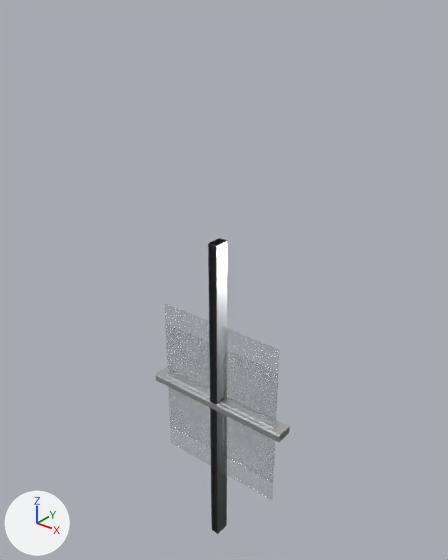
The glTF model public/models/authoring/door-glass-storefront.glb, before and after one commit.
Camera for both pictures: a 50 mm camera at (2.04, -2.5, 2.42) aimed at (-0.05, 0.12, 0.8). Arrows for +X, +Y and +Z are at lower left; the lights stay in place. The older version comes first. Where no turn or scale is listed for an object, it has been applied to the vertices. Vertices at exactly the same position are counted once.

The first picture shows 'GlassLower', 'GlassUpper', 'Head.003', 'JambL.003', 'MidRail', 'Sill'.
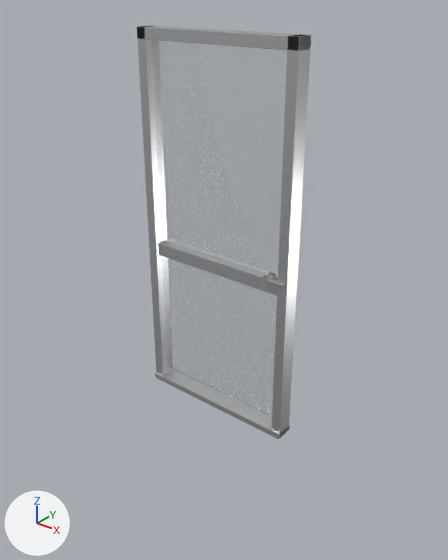
Diff of the bpy script that builds the scene:
```diff
--- a/public/models/authoring/door-glass-storefront.glb.py
+++ b/public/models/authoring/door-glass-storefront.glb.py
@@ me_glasslower_001 @@
 # used by ob_glasslower; location = (0.0, 0.0, 0.0)
-me_glasslower_001.from_pydata(...)  # 8 vertices, 12 faces; spans x -0.435..0.435, y -0.008..0.008, z -0.41..0.41
+me_glasslower_001.from_pydata(...)  # 8 vertices, 12 faces; spans x -0.435..0.435, y -0.008..0.008, z 0.09..0.91
+# me_glasslower_001 part 1: the whole mesh is moved by (0.0, 0.0, 0.5)
 me_glasslower_001.materials.append(mat_a_glass)
@@ me_glassupper_001 @@
 # used by ob_glassupper; location = (0.0, 0.0, 0.0)
-me_glassupper_001.from_pydata(...)  # 8 vertices, 12 faces; spans x -0.435..0.435, y -0.008..0.008, z -0.56..0.56
+me_glassupper_001.from_pydata(...)  # 8 vertices, 12 faces; spans x -0.435..0.435, y -0.008..0.008, z 1.02..2.14
+# me_glassupper_001 part 2: the whole mesh is moved by (0.0, 0.0, 1.58)
 me_glassupper_001.materials.append(mat_a_glass)
@@ me_head_012 @@
 # used by ob_head_003; location = (0.0, 0.0, 0.0)
-me_head_012.from_pydata(...)  # 56 vertices, 108 faces; spans x -0.5..0.5, y -0.05..0.05, z -0.03..0.03
+me_head_012.from_pydata(...)  # 56 vertices, 108 faces; spans x -0.5..0.5, y -0.05..0.05, z 2.14..2.2
+# me_head_012 part 3: the whole mesh is moved by (0.0, 0.0, 2.17)
 me_head_012.materials.append(mat_a_alum)
@@ me_jambl_012 @@
 # used by ob_jambl_003; location = (0.0, 0.0, 0.0)
-me_jambl_012.from_pydata(...)  # 56 vertices, 108 faces; spans x -0.03..0.03, y -0.05..0.05, z -1.1..1.1
+me_jambl_012.from_pydata(...)  # 56 vertices, 108 faces; spans x -0.5..-0.44, y -0.05..0.05, z 0.0..2.2
+# me_jambl_012 part 4: the whole mesh is moved by (-0.47, 0.0, 1.1)
 me_jambl_012.materials.append(mat_a_alum)
@@ me_jambr_012 @@
 # used by ob_jambr_003; location = (0.0, 0.0, 0.0)
-me_jambr_012.from_pydata(...)  # 56 vertices, 108 faces; spans x -0.03..0.03, y -0.05..0.05, z -1.1..1.1
+me_jambr_012.from_pydata(...)  # 56 vertices, 108 faces; spans x 0.44..0.5, y -0.05..0.05, z 0.0..2.2
+# me_jambr_012 part 5: the whole mesh is moved by (0.47, 0.0, 1.1)
 me_jambr_012.materials.append(mat_a_alum)
@@ me_midrail_003 @@
 # used by ob_midrail; location = (0.0, 0.0, 0.0)
-me_midrail_003.from_pydata(...)  # 56 vertices, 108 faces; spans x -0.44..0.44, y -0.03..0.03, z -0.04..0.04
+me_midrail_003.from_pydata(...)  # 56 vertices, 108 faces; spans x -0.44..0.44, y -0.03..0.03, z 0.91..0.99
+# me_midrail_003 part 6: the whole mesh is moved by (0.0, 0.0, 0.95)
 me_midrail_003.materials.append(mat_a_alum)
@@ me_sill_006 @@
 # used by ob_sill; location = (0.0, 0.0, 0.0)
-me_sill_006.from_pydata(...)  # 56 vertices, 108 faces; spans x -0.5..0.5, y -0.06..0.06, z -0.02..0.02
+me_sill_006.from_pydata(...)  # 56 vertices, 108 faces; spans x -0.5..0.5, y -0.06..0.06, z 0.0..0.04
+# me_sill_006 part 7: the whole mesh is moved by (0.0, 0.0, 0.02)
 me_sill_006.materials.append(mat_a_alum)
```

Pixel boxes (x1, y1, x2, y2) of what changed, in the pictures (448 x 560 px):
'GlassUpper', moved: before (164, 304, 280, 500); after (152, 40, 287, 275)
'GlassLower', moved: before (165, 325, 278, 482); after (162, 256, 277, 417)
'JambL.003', moved: before (208, 238, 227, 534); after (137, 26, 172, 375)
'JambR.003', moved (not visible before): after (271, 34, 311, 438)
'Head.003', moved: before (157, 367, 289, 442); after (137, 26, 311, 51)
'MidRail', moved: before (165, 373, 279, 428); after (158, 240, 278, 296)
'Sill', moved: before (156, 375, 290, 442); after (155, 369, 290, 439)
